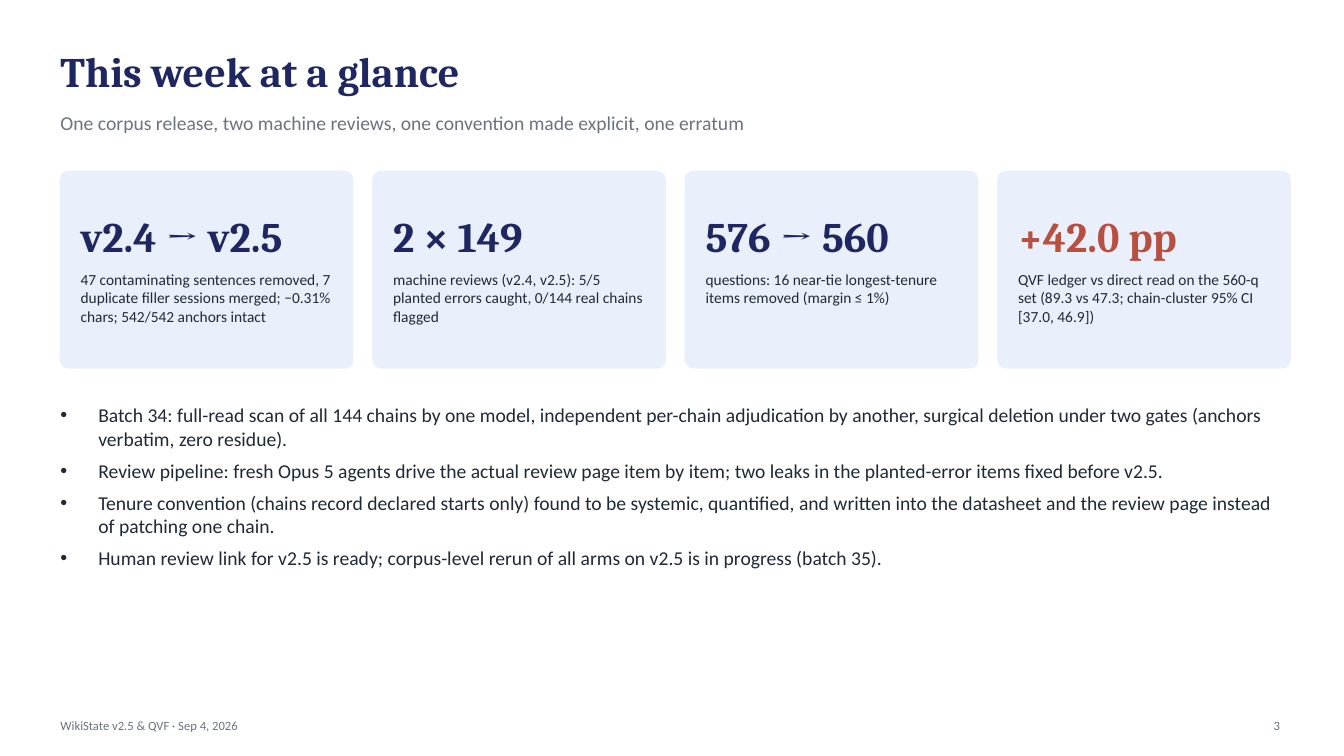
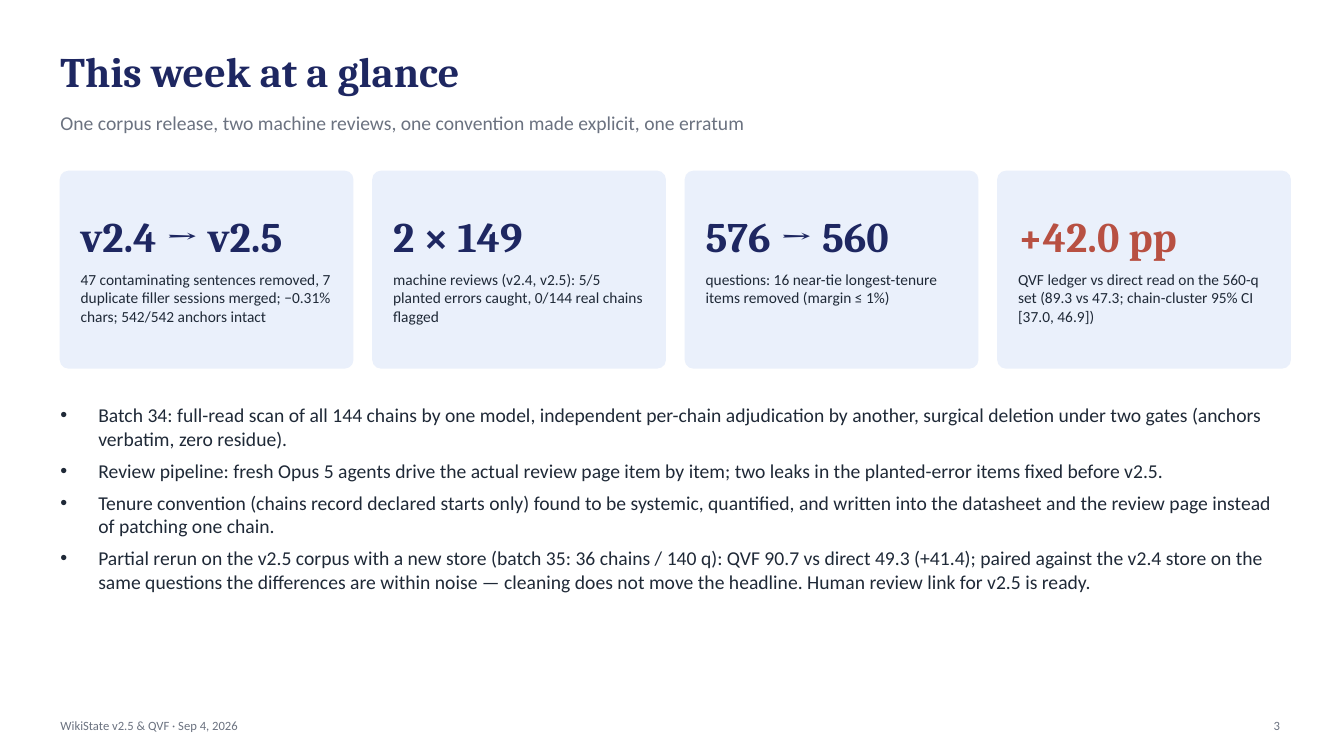
Before and after one commit to jeremyz12/qvf_withcontroller, a slide deck: slide 3 of results/weekly_report_20260904.pptx. Drawn at 1344x756 pixels with LibreOffice and Linux fonts; fonts in the diff are those of the drawing. Boxes give left, top, right and bottom in pixels: in the first picture for what was removed or moved away, otherwise in the second. Text is boxed around its words. In the diff, an @@ line names an element or a change of style, - is before the commit and + after.

```diff
--- a/results/weekly_report_20260904.pptx
+++ b/results/weekly_report_20260904.pptx
@@ text at (x1=98, y1=551, x2=1263, y2=593): text changed @@
-• Human review link for v2.5 is ready; corpus-level rerun of all arms on v2.5 is in progress (batch 35).
+• Partial rerun on the v2.5 corpus with a new store (batch 35: 36 chains / 140 q): QVF 90.7 vs direct 49.3 (+41.4); paired against the v2.4 store on the same questions the differences are within noise — cleaning does not move the headline. Human review link for v2.5 is ready.
```
Also in this commit, not shown: 3 other slides changed, 2 other files.
